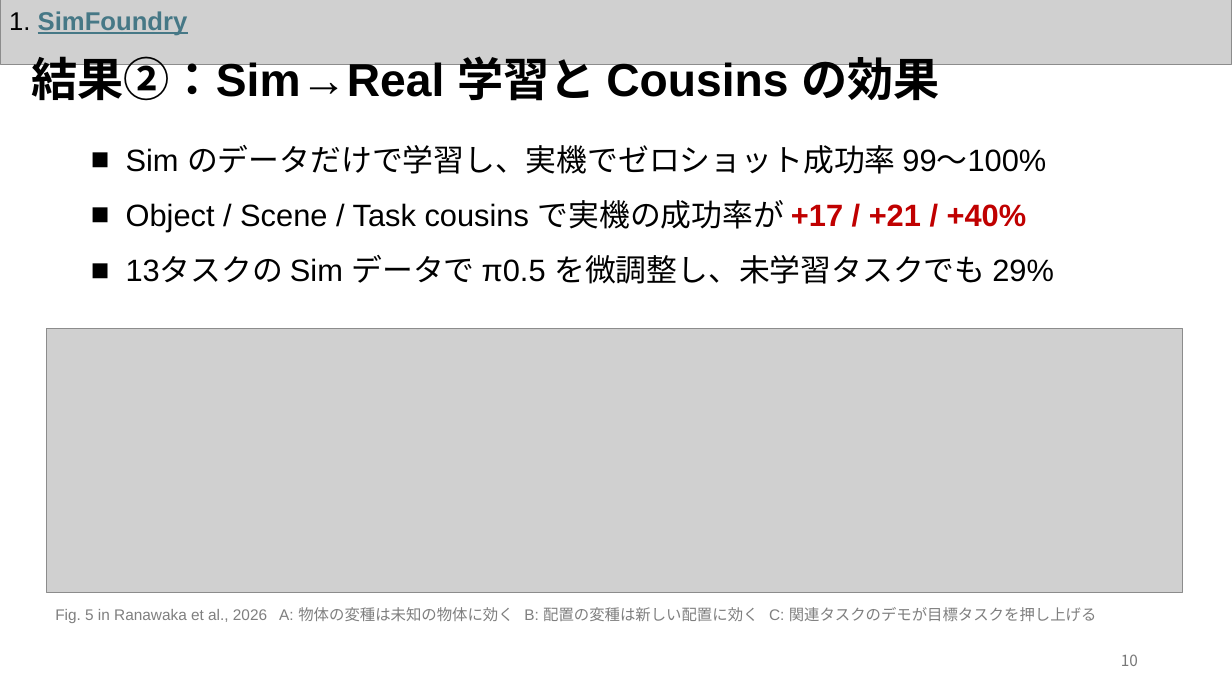
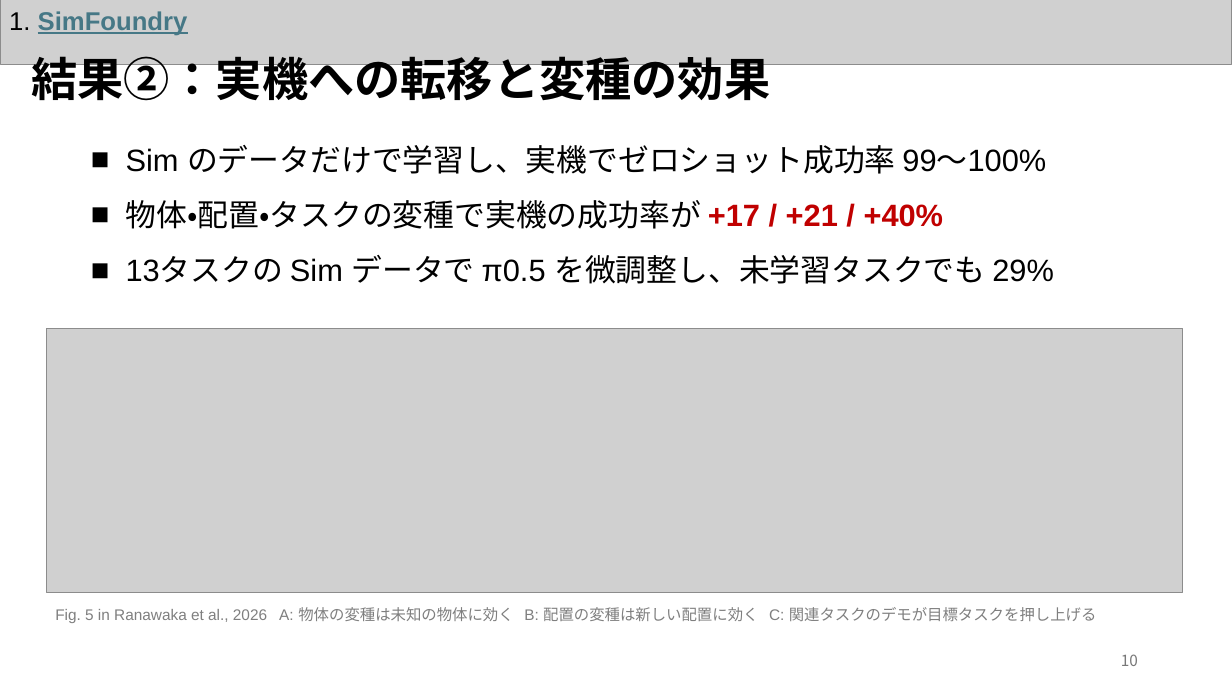
Before and after one commit to Azuma413/PaperPresentationSlides, a slide deck: slide 11 of 20261105_KaneyoshiHiratsuka_SurveySlide.pptx. Drawn at 1232x693 pixels with LibreOffice and Linux fonts; fonts in the diff are those of the drawing; grey boxes stand for pictures. Boxes give left, top, right and bottom in pixels: in the first picture for what was removed or moved away, otherwise in the second. Text is boxed around its words. In the diff, an @@ line names an element or a change of style, - is before the commit and + after.

```diff
--- a/20261105_KaneyoshiHiratsuka_SurveySlide.pptx
+++ b/20261105_KaneyoshiHiratsuka_SurveySlide.pptx
@@ text at <box>31,56,770,108</box>: text changed @@
-結果②：Sim→Real 学習と Cousins の効果
+結果②：実機への転移と変種の効果
@@ text at <box>126,200,944,229</box>: text changed @@
-■ Object / Scene / Task cousins で実機の成功率が +17 / +21 / +40%
+■ 物体・配置・タスクの変種で実機の成功率が +17 / +21 / +40%
```
Also in this commit, not shown: 21 other slides changed, 3 other files.
